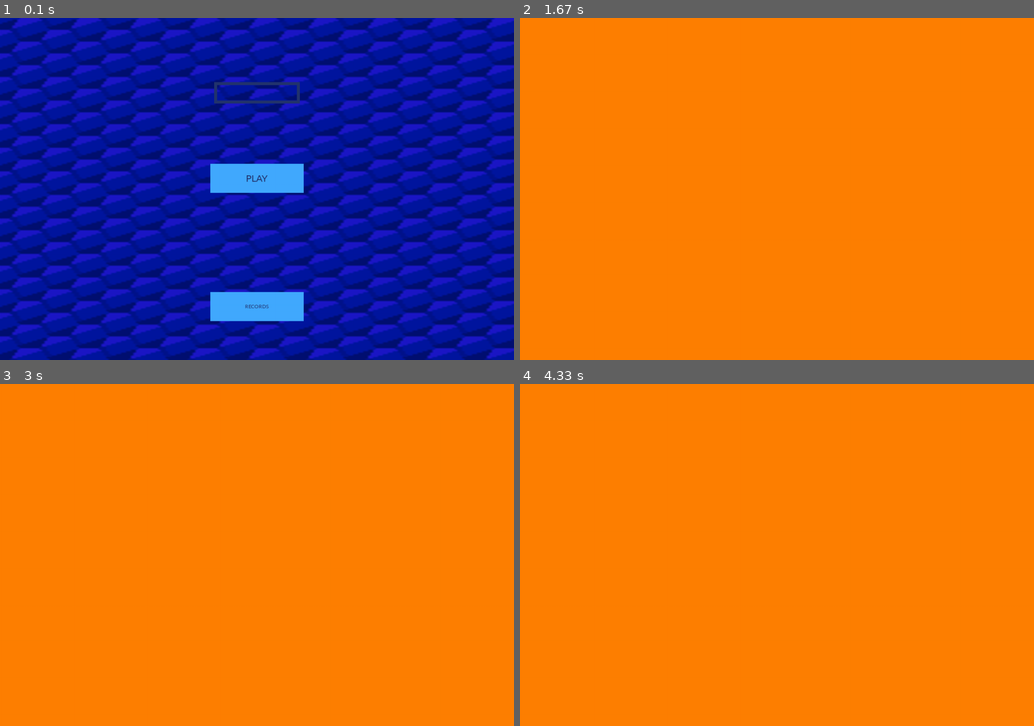
Above: before the commit, frames 1-4 (two rows, left to right).
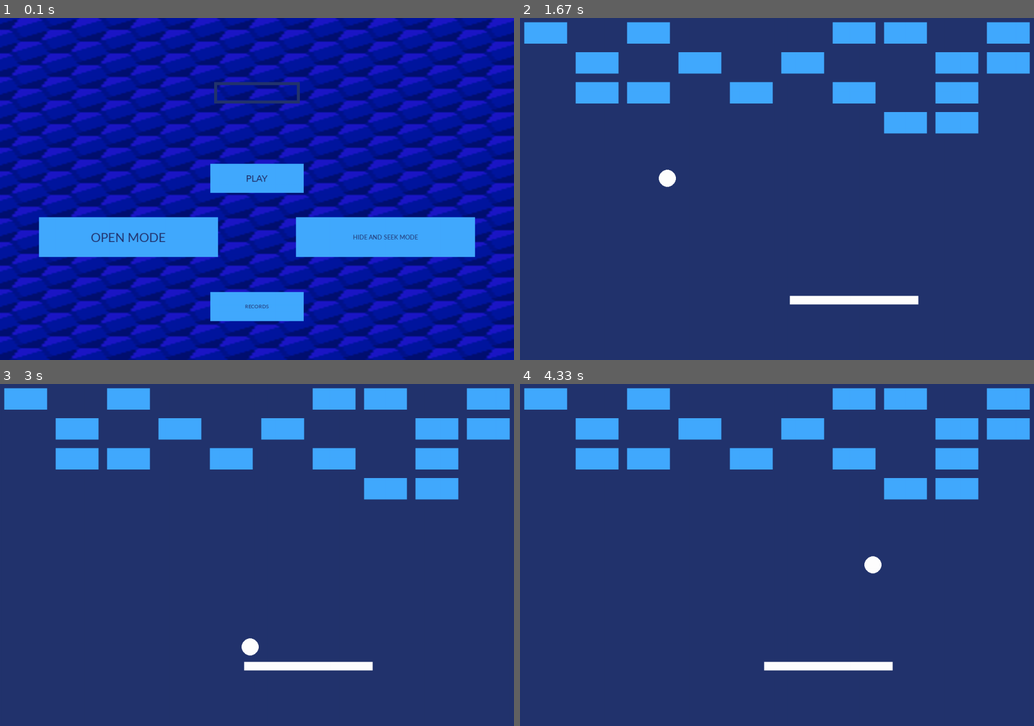
Above: after the commit, the same moments.

Repository: Milu-create/project_pygame
Game: pygame game, started from main.py
Same seed, same stepped clock (60 frames per second), same inputs: the game is played once before the commit and once after it.
Inputs (mouse positions are in pixels of both pictures, inside the frame that each line leads up to):
- Up to frame 1 (0.1 s): no input
- Up to frame 2 (1.67 s): click "PLAY" at 0.38 s; hold Right 0.67-1.13 s; move the mouse to (756, 202) at 0.7 s; hold Right from 1.22 s (still down)
- Up to frame 3 (3 s): release Right at 1.68 s; hold Left 1.72-2.25 s; hold Left 2.28-2.68 s; hold Right from 2.72 s (still down)
- Up to frame 4 (4.33 s): release Right at 3.35 s; hold Left 3.38-3.85 s; hold Right from 3.88 s (still down)

The runs differ from the first frame. In frame 1, 8.3% of the frame differs, in the area x 7-93%, y 58-70%; in frame 2, 100%, in the area x 0-100%, y 0-100%; in frame 3, 100%; in frame 4, 100%.

Commit message:
Соданы основные функции игры и моды

Diff:
--- a/main.py
+++ b/main.py
@@ -1,14 +1,15 @@
 from abc import abstractmethod
+from random import randrange
 import pygame
 import sqlite3
 
 HEIGHT, WIDTH = 800, 1200
 CON = sqlite3.connect("players.db")
 CUR = CON.cursor()
+FPS = 60
 
 
 class App:
-
     def __init__(self):
         self._state = None
         pygame.init()
@@ -30,15 +31,13 @@
                 if event.type == pygame.QUIT:
                     self._running = False
                 self._state.process_event(event)
-
-            dt = self._clock.tick()
+            dt = self._clock.tick(FPS)
             self._state.loop(dt)
             pygame.display.flip()
         self._state.destroy()
 
 
 class AppState:
-
     def __init__(self):
         self._app = None
 
@@ -70,6 +69,8 @@
         super().__init__()
         self._but_new_game = Button()
         self._record_but = Button()
+        self._find = Button()
+        self._open = Button()
         self._name = InputBox(500, 150, 200, 50, (66, 170, 255), (35, 52, 110))
         self._bg_img = imgs[background_image]
 
@@ -84,15 +85,21 @@
                 self._total = self._name.ret_total()
                 CUR.execute("""INSERT INTO players(name, score) VALUES(?, ?);""", self._total)
                 CON.commit()
-                self.get_app().set_state(GameState())
+                self.get_app().set_state(GameState(randrange(0, 2)))
             elif self._record_but.pressed(pygame.mouse.get_pos()):
                 self.get_app().set_state(RecState('recbackground'))
+            elif self._open.pressed(pygame.mouse.get_pos()):
+                self.get_app().set_state(GameState(0))
+            elif self._find.pressed(pygame.mouse.get_pos()):
+                self.get_app().set_state(GameState(1))
 
     def loop(self, dt):
         screen = self.get_app().get_screen()
         screen.fill((0, 0, 0))
         screen.blit(self._bg_img, (0, 0))
         self._name.draw(screen)
+        self._open.do(screen, (66, 170, 255), 100, 475, 400, 75, 0, "OPEN MODE", (35, 52, 110))
+        self._find.do(screen, (66, 170, 255), 700, 475, 400, 75, 0, "HIDE AND SEEK MODE", (35, 52, 110))
         self._but_new_game.do(screen, (66, 170, 255), 500, 350, 200, 50, 0, "PLAY", (35, 52, 110))
         self._record_but.do(screen, (66, 170, 255), 500, 650, 200, 50, 0, "RECORDS", (35, 52, 110))
 
@@ -153,19 +160,79 @@
 
 
 class GameState(AppState):
-
-    def __init__(self):
+    def __init__(self, is_find):
         super().__init__()
+        self._is_mode = is_find
+        self._board_speed = 60
+        self._board = pygame.Rect(450, 650, 300, 20)
+        self._ball_radius = 20
+        self._ball_speed = 3
+        self._ball_rect = int(self._ball_radius * 2 ** 0.5)
+        self._ball = pygame.Rect(randrange(self._ball_rect, WIDTH - self._ball_rect),
+                                 400, self._ball_rect, self._ball_rect)
+        self._dx, self._dy = 1, -1
+        self._block_list = [pygame.Rect(10 + 120 * i, 10 + 70 * j, 100, 50) for i in range(10) for j in range(4)]
+        self._is_draw_list = [randrange(0, 2) for _ in self._block_list]
+
+    def detect_collision(self, dx, dy, ball, rect):
+        if dx > 0:
+            delta_x = ball.right - rect.left
+        else:
+            delta_x = rect.right - ball.left
+        if dy > 0:
+            delta_y = ball.bottom - rect.top
+        else:
+            delta_y = rect.bottom - ball.top
+        if abs(delta_x - delta_y) < 10:
+            dx, dy = -dx, -dy
+        elif delta_x > delta_y:
+            dy = -dy
+        elif delta_y > delta_x:
+            dx = -dx
+        return dx, dy
 
     def setup(self):
         pass
 
     def process_event(self, event):
+        key = pygame.key.get_pressed()
+        if key[pygame.K_LEFT] and self._board.left > 0:
+            self._board.left -= self._board_speed
+        if key[pygame.K_RIGHT] and self._board.right < WIDTH:
+            self._board.right += self._board_speed
         if event.type == pygame.KEYDOWN and event.key == pygame.K_ESCAPE:
             self.get_app().set_state(MenuState('background'))
 
     def loop(self, dt):
-        self.get_app().get_screen().fill((255, 128, 0))
+        self.get_app().get_screen().fill((35, 52, 110))
+        screen = self.get_app().get_screen()
+        if self._is_mode:
+            for i in range(len(self._block_list)):
+                if self._is_draw_list[i]:
+                    pygame.draw.rect(screen, (66, 170, 255), self._block_list[i])
+        else:
+            for i in range(len(self._block_list)):
+                pygame.draw.rect(screen, (66, 170, 255), self._block_list[i])
+        pygame.draw.rect(screen, pygame.Color((255, 255, 255)), self._board)
+        pygame.draw.circle(screen, pygame.Color((255, 255, 255)), self._ball.center, self._ball_radius)
+        self._ball.x += self._ball_speed * self._dx
+        self._ball.y += self._ball_speed * self._dy
+        if self._ball.centerx < self._ball_radius or self._ball.centerx > WIDTH - self._ball_radius:
+            self._dx = -self._dx
+        if self._ball.centery < self._ball_radius:
+            self._dy = -self._dy
+        if self._ball.colliderect(self._board) and self._dy > 0:
+            self._dx, self._dy = self.detect_collision(self._dx, self._dy, self._ball, self._board)
+        hit_index = self._ball.collidelist(self._block_list)
+        if hit_index != -1:
+            hit_rect = self._block_list.pop(hit_index)
+            self._dx, self._dy = self.detect_collision(self._dx, self._dy, self._ball, hit_rect)
+            hit_rect.inflate_ip(self._ball.width * 3, self._ball.height * 3)
+            pygame.draw.rect(screen, (255, 0, 5), hit_rect)
+        if self._ball.bottom > HEIGHT:
+            pass
+        elif not len(self._block_list):
+            pass
 
     def destroy(self):
         pass
@@ -214,36 +281,41 @@
 
 
 class InputBox:
-    def __init__(self, x, y, length, height, color_act, color_pass):
+    def __init__(self, x, y, length, height, color_act, color_pass, text='', is_click=True):
         self._font = pygame.font.SysFont("Calibri", 30)
         self._color_act = pygame.Color(color_act)
         self._color_pass = pygame.Color(color_pass)
         self._rect = pygame.Rect(x, y, length, height)
         self._color_now = self._color_pass
-        self._text = ''
-        self._txt_surface = self._font.render('', True, self._color_now)
+        self._text = text
+        self._txt_surface = self._font.render(text, True, self._color_now)
         self._is_active = False
+        self._is_click = is_click
+        self._worki = AppState()
 
     def press(self, event):
-        if event.type == pygame.MOUSEBUTTONDOWN:
-            if self._rect.collidepoint(event.pos):
-                self._is_active = not self._is_active
-            else:
-                self._is_active = False
-            self._color_now = self._color_act if self._is_active else self._color_act
-        if event.type == pygame.KEYDOWN:
-            if self._is_active:
-                if event.key == pygame.K_RETURN:
-                    self.ret_total()
-                    CUR.execute("""INSERT INTO players(name, score) VALUES(?, ?);""", self._total)
-                    CON.commit()
-                    self._text = ''
-                elif event.key == pygame.K_BACKSPACE:
-                    self._text = self._text[:-1]
+        if self._is_click:
+            if event.type == pygame.MOUSEBUTTONDOWN:
+                if self._rect.collidepoint(event.pos):
+                    self._is_active = not self._is_active
                 else:
-                    self._text += event.unicode
-                    self.update()
-                self._txt_surface = self._font.render(self._text, True, self._color_now)
+                    self._is_active = False
+                self._color_now = self._color_act if self._is_active else self._color_act
+            if event.type == pygame.KEYDOWN:
+                if self._is_active:
+                    if event.key == pygame.K_RETURN:
+                        self.ret_total()
+                        CUR.execute("""INSERT INTO players(name, score) VALUES(?, ?);""", self._total)
+                        CON.commit()
+                        self._text = ''
+                    elif event.key == pygame.K_BACKSPACE:
+                        self._text = self._text[:-1]
+                    else:
+                        self._text += event.unicode
+                        self.update()
+                    self._txt_surface = self._font.render(self._text, True, self._color_now)
+        else:
+            self._txt_surface = self._font.render(self._text, True, self._color_now)
 
     def ret_total(self):
         if self._text:
